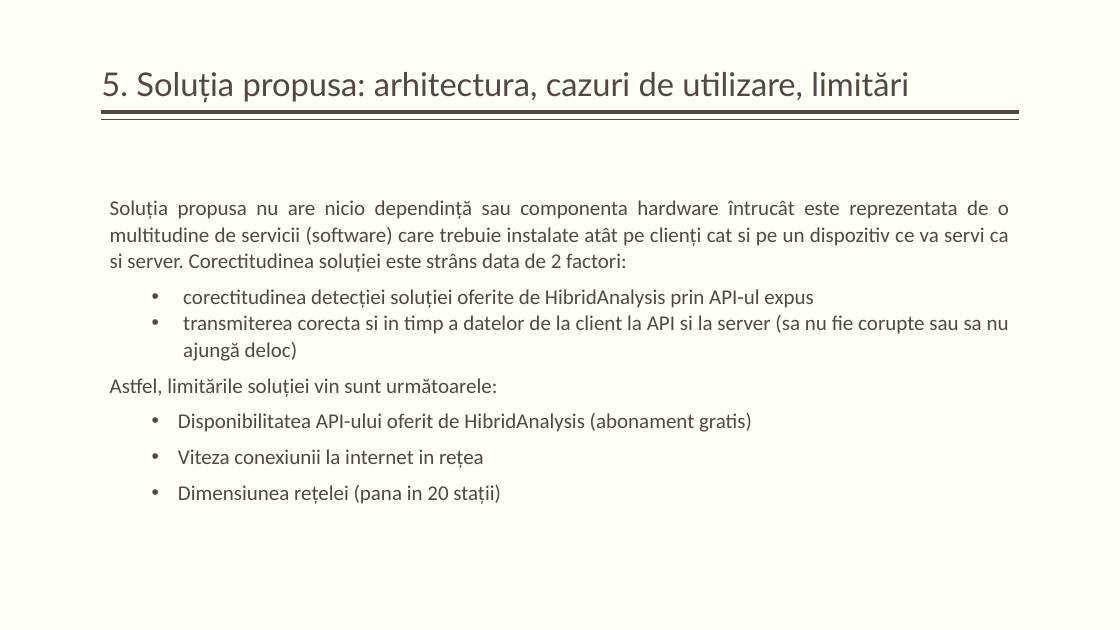
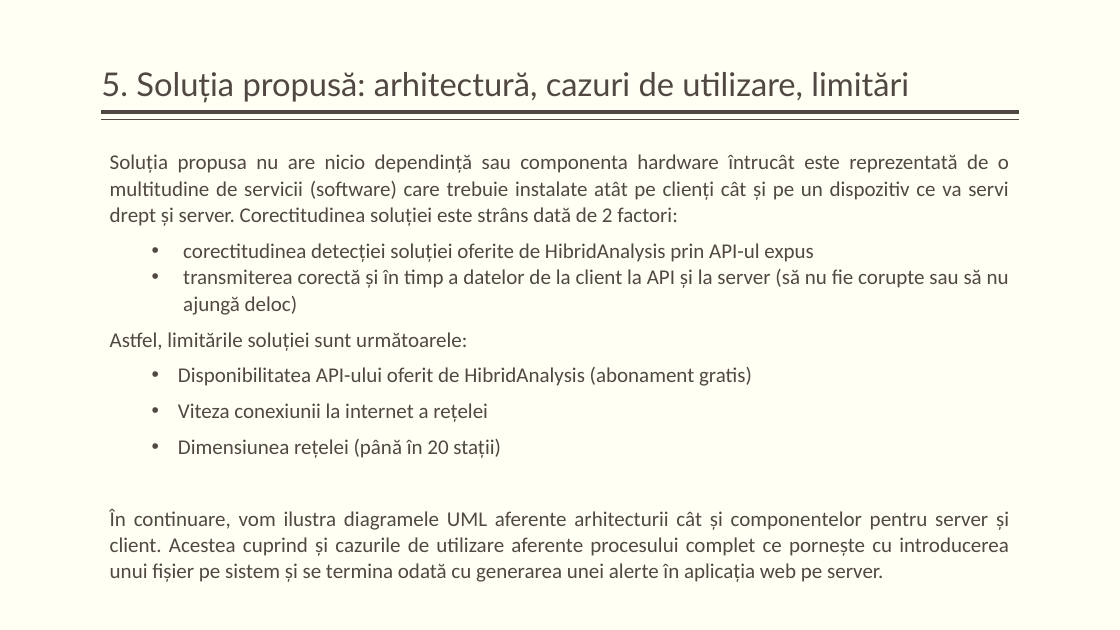
Before and after one commit to KaynRO/Proiect-Licenta, a slide deck: slide 8 of docs/Embedded Devices Malware Detection, Prevention & Centralization.pptx (slide 7 before the commit). Drawn at 1120x630 pixels with LibreOffice and Linux fonts; fonts in the diff are those of the drawing. Boxes give left, top, right and bottom in pixels: in the first picture for what was removed or moved away, otherwise in the second. Text is boxed around its words. In the diff, an @@ line names an element or a change of style, - is before the commit and + after.

```diff
--- a/docs/Embedded Devices Malware Detection, Prevention & Centralization.pptx
+++ b/docs/Embedded Devices Malware Detection, Prevention & Centralization.pptx
@@ title at (101,72,909,102): text changed @@
-5. Soluția propusa: arhitectura, cazuri de utilizare, limitări
+5. Soluția propusă: arhitectură, cazuri de utilizare, limitări
@@ text "Soluția propusa nu are nicio ...": place and size @@
-text "Soluția propusa nu are nicio ..." at (110,200,1009,504)
+text "Soluția propusa nu are nicio ..." at (110,154,1009,582)
@@ text at (110,154,1009,226): text changed @@
-Soluția propusa nu are nicio dependință sau componenta hardware întrucât este reprezentata de o multitudine de servicii (software) care trebuie instalate atât pe clienți cat si pe un dispozitiv ce va servi ca si server. Corectitudinea soluției este strâns data de 2 factori:
+Soluția propusa nu are nicio dependință sau componenta hardware întrucât este reprezentată de o multitudine de servicii (software) care trebuie instalate atât pe clienți cât și pe un dispozitiv ce va servi drept și server. Corectitudinea soluției este strâns dată de 2 factori:
@@ text at (110,269,1009,351): text changed @@
-  • transmiterea corecta si in timp a datelor de la client la API si la server (sa nu fie corupte sau sa nu ajungă deloc)
-Astfel, limitările soluției vin sunt următoarele:
+  • transmiterea corectă și în timp a datelor de la client la API și la server (să nu fie corupte sau să nu ajungă deloc)
+Astfel, limitările soluției sunt următoarele:
@@ text at (110,403,1009,582): text changed @@
-  • Viteza conexiunii la internet in rețea
-  • Dimensiunea rețelei (pana in 20 stații)
+  • Viteza conexiunii la internet a rețelei
+  • Dimensiunea rețelei (până în 20 stații)
+În continuare, vom ilustra diagramele UML aferente arhitecturii cât și componentelor pentru server și client. Acestea cuprind și cazurile de utilizare aferente procesului complet ce pornește cu introducerea unui fișier pe sistem și se termina odată cu generarea unei alerte în aplicația web pe server.
```
Also in this commit, not shown: 7 other slides changed, 4 slides added, 4 other files.
